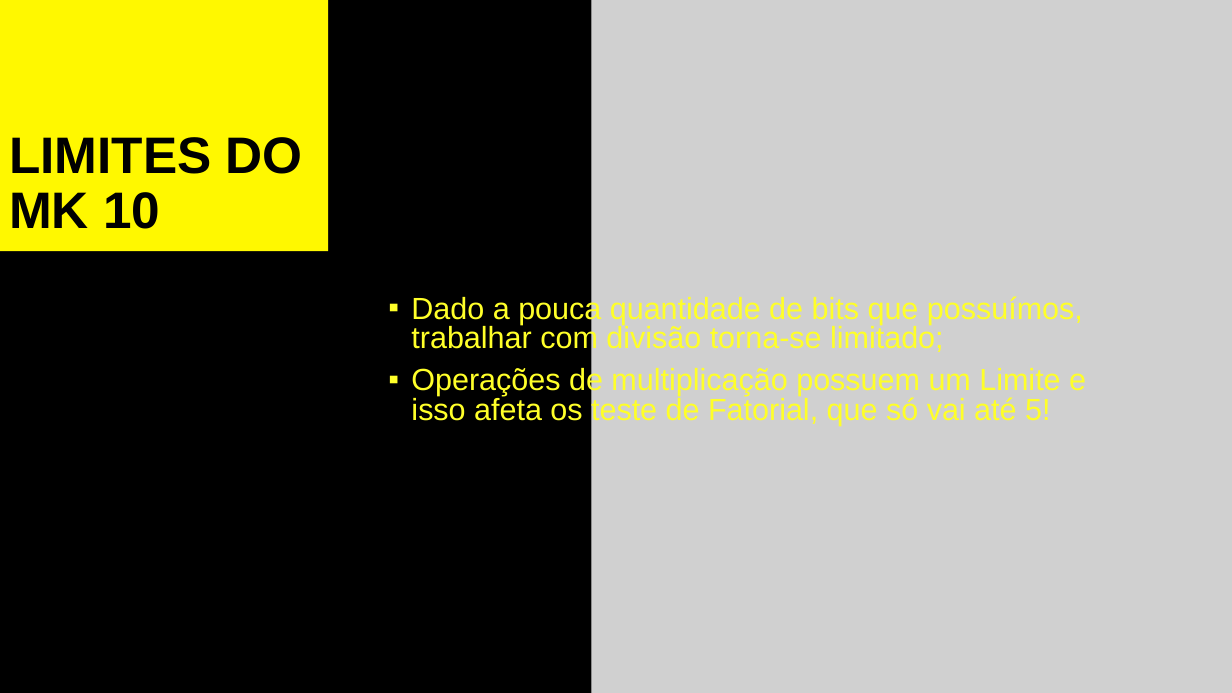
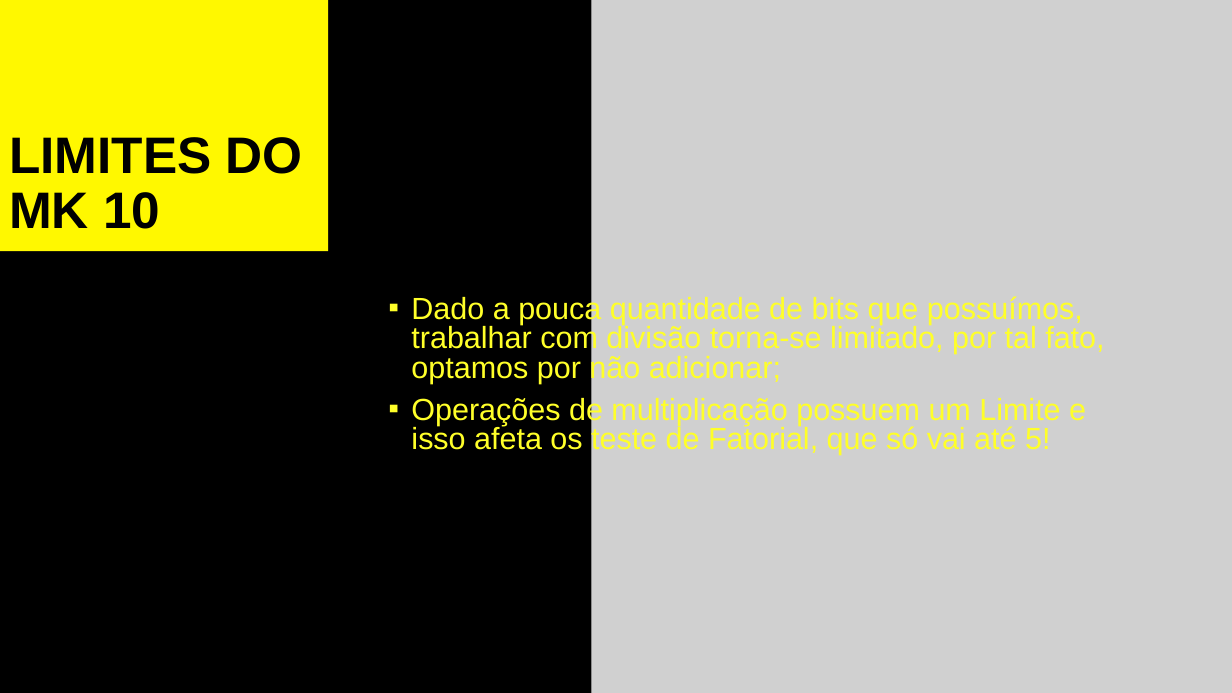
Before and after one commit to MatheusOrange211/AOC_Matheus_Kevin_UFRR_2020, a slide deck: slide 9 of APRESENTACAO/apresentacao.pptx. Drawn at 1232x693 pixels with LibreOffice and Linux fonts; fonts in the diff are those of the drawing; grey boxes stand for pictures. Boxes give left, top, right and bottom in pixels: in the first picture for what was removed or moved away, otherwise in the second. Text is boxed around its words. In the diff, an @@ line names an element or a change of style, - is before the commit and + after.

```diff
--- a/APRESENTACAO/apresentacao.pptx
+++ b/APRESENTACAO/apresentacao.pptx
@@ text at <box>411,295,1104,383</box>: text changed @@
-▪ Dado a pouca quantidade de bits que possuímos, trabalhar com divisão torna-se limitado;
+▪ Dado a pouca quantidade de bits que possuímos, trabalhar com divisão torna-se limitado, por tal fato, optamos por não adicionar;
```
Also in this commit, not shown: 2 other slides changed, 1 other file.
